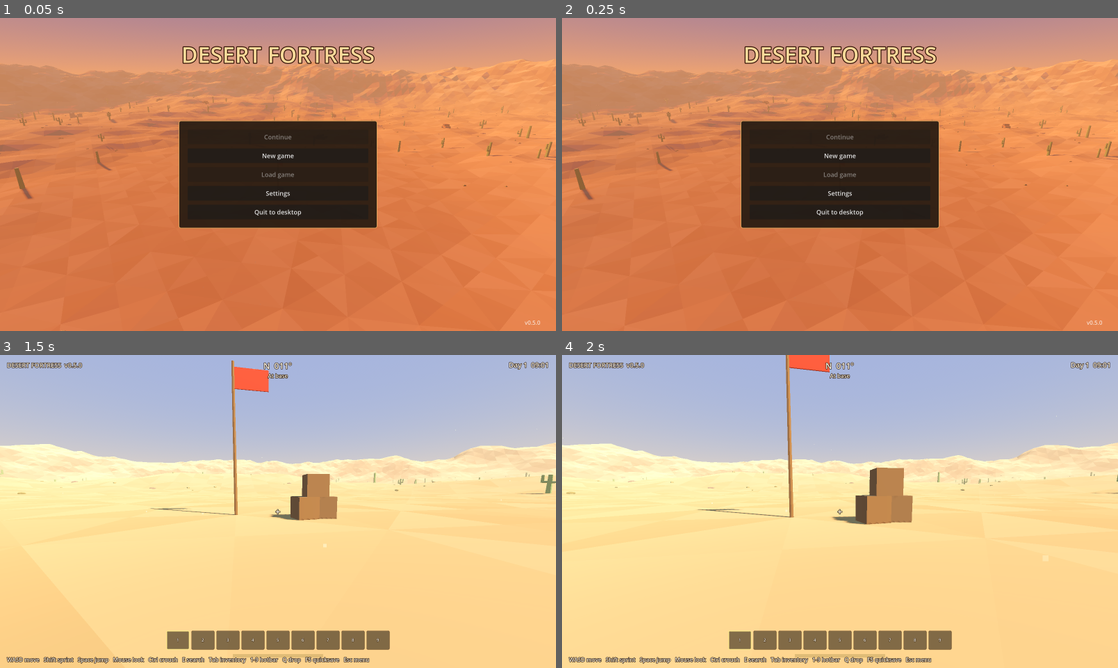
Above: before the commit, frames 1-4 (two rows, left to right).
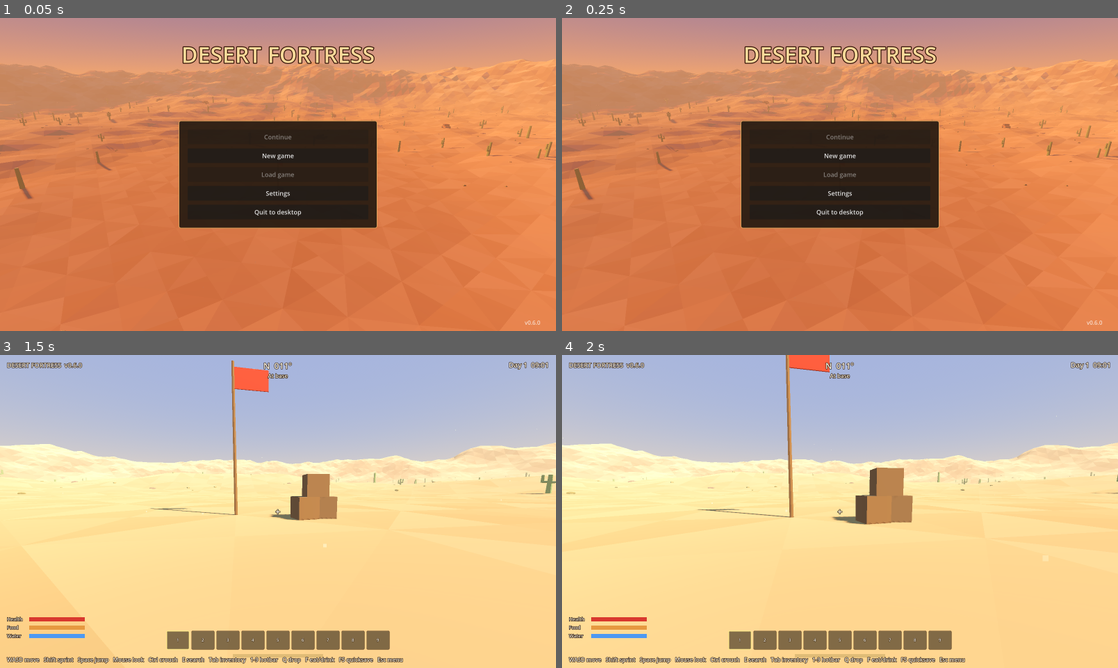
Above: after the commit, the same moments.

Repository: EserX/desert-fortress
Game: Godot game, scene res://scenes/title.tscn
The game is run twice, just before and just after one commit, with the same random seed, the same clock (stepped at 60 frames per second) and the same inputs.
Inputs (mouse positions are in pixels of both pictures, inside the frame that each line leads up to):
- Up to frame 1 (0.05 s): no input
- Up to frame 2 (0.25 s): no input
- Up to frame 3 (1.5 s): click "New game" at 0.5 s; move the mouse to (305, 511) at 1.27 s; hold W (move_forward) from 1.28 s (still down); hold Ctrl (crouch) from 1.28 s (still down); click (305, 511) at 1.42 s
- Up to frame 4 (2 s): keep holding W (move_forward); keep holding Ctrl (crouch); tap Space (jump) at 1.52, 1.82 s; tap Q (drop) at 1.55 s

The runs differ from the first frame. In frame 1, less than 0.1% of the frame differs, in the area x 95-97%, y 96-98%; in frame 2, less than 0.1%; in frame 3, 0.7%, in the area x 1-73%, y 2-99%; in frame 4, 0.7%.

Commit message:
v0.6: health, hunger and thirst, midday heat and shade, eat and drink, death screen and respawn
Co-Authored-By: Claude Opus 5.5 <noreply@anthropic.com>
Claude-Session: https://claude.ai/code/session_01GD4zv9y1AdWTsJT4fZN3ms

Diff:
--- a/project.godot
+++ b/project.godot
@@ -7,7 +7,7 @@
 
 config/name="Desert Fortress"
 config/description="Build a fortress in the desert, scavenge, and survive mutant waves."
-config/version="0.5.0"
+config/version="0.6.0"
 run/main_scene="res://scenes/title.tscn"
 config/features=PackedStringArray("4.5", "Forward Plus")
 
--- /dev/null
+++ b/scripts/death_screen.gd
@@ -0,0 +1,54 @@
+extends CanvasLayer
+## Shown when you die: pauses the game and offers a respawn at the base.
+
+const UI = preload("res://scripts/menu_ui.gd")
+
+signal respawn_pressed
+
+var _root: Control
+var _cause: Label
+
+
+func _ready() -> void:
+	layer = 11
+	process_mode = Node.PROCESS_MODE_ALWAYS
+	_root = Control.new()
+	_root.set_anchors_preset(Control.PRESET_FULL_RECT)
+	add_child(_root)
+	var dim := ColorRect.new()
+	dim.color = Color(0.25, 0.02, 0.0, 0.7)
+	dim.set_anchors_preset(Control.PRESET_FULL_RECT)
+	_root.add_child(dim)
+	var col := UI.panel(_root, 420.0)
+	UI.title(col, "You died", 40)
+	_cause = UI.note(col, "")
+	UI.note(col, "You keep everything you were carrying.")
+	UI.button(col, "Respawn at base", func(): respawn_pressed.emit())
+	UI.button(col, "Main menu", func():
+		respawn_pressed.emit()
+		Game.go_to_title())
+	_root.visible = false
+
+
+func is_open() -> bool:
+	return _root.visible
+
+
+func open(cause: String) -> void:
+	_cause.text = cause
+	_root.visible = true
+	get_tree().paused = true
+	Input.mouse_mode = Input.MOUSE_MODE_VISIBLE
+
+
+func close() -> void:
+	_root.visible = false
+	get_tree().paused = false
+	if DisplayServer.get_name() != "headless":
+		Input.mouse_mode = Input.MOUSE_MODE_CAPTURED
+
+
+func _unhandled_input(event: InputEvent) -> void:
+	# Swallow Esc so the pause menu doesn't open over the death screen.
+	if is_open() and event.is_action_pressed("pause"):
+		get_viewport().set_input_as_handled()
--- a/scripts/hud.gd
+++ b/scripts/hud.gd
@@ -16,6 +16,9 @@
 var prompt: Label
 var pickups: VBoxContainer
 var inventory  # Inventory
+var survival  # Survival
+var _need_bars: Array[ProgressBar] = []
+var heat_label: Label
 var hotbar: HBoxContainer
 var _hotbar_labels: Array[Label] = []
 var _hotbar_panels: Array[Panel] = []
@@ -70,7 +73,7 @@
 	stamina_bar.add_theme_stylebox_override("fill", fill)
 	root.add_child(stamina_bar)
 
-	help = _label("WASD move   Shift sprint   Space jump   Mouse look   Ctrl crouch   E search   Tab inventory   1-9 hotbar   Q drop   F5 quicksave   Esc menu", 16)
+	help = _label("WASD move   Shift sprint   Space jump   Mouse look   Ctrl crouch   E search   Tab inventory   1-9 hotbar   Q drop   F eat/drink   F5 quicksave   Esc menu", 16)
 	help.set_anchors_preset(Control.PRESET_BOTTOM_LEFT)
 	help.position = Vector2(20, -36)
 	root.add_child(help)
@@ -98,6 +101,7 @@
 	root.add_child(pickups)
 
 	_build_hotbar(root)
+	_build_needs(root)
 
 	banner = _label("", 34)
 	banner.set_anchors_preset(Control.PRESET_CENTER_TOP)
@@ -128,6 +132,7 @@
 
 
 func _process(delta: float) -> void:
+	_update_needs()
 	if player == null:
 		return
 	var deg: float = player.heading_degrees()
@@ -197,6 +202,54 @@
 	refresh_hotbar()
 
 
+## Health, food and water bars in the bottom-left corner.
+func _build_needs(root: Control) -> void:
+	var box := VBoxContainer.new()
+	box.set_anchors_preset(Control.PRESET_BOTTOM_LEFT)
+	box.position = Vector2(20, -150)
+	box.size = Vector2(230, 90)
+	box.add_theme_constant_override("separation", 4)
+	box.mouse_filter = Control.MOUSE_FILTER_IGNORE
+	root.add_child(box)
+	heat_label = _label("Hot sun: find shade", 15)
+	heat_label.add_theme_color_override("font_color", Color(1.0, 0.75, 0.4))
+	heat_label.visible = false
+	box.add_child(heat_label)
+	for spec in [["Health", Color(0.85, 0.22, 0.18)], ["Food", Color(0.9, 0.6, 0.25)], ["Water", Color(0.3, 0.6, 0.95)]]:
+		var row := HBoxContainer.new()
+		row.mouse_filter = Control.MOUSE_FILTER_IGNORE
+		box.add_child(row)
+		var l := _label(spec[0], 14)
+		l.custom_minimum_size = Vector2(60, 0)
+		row.add_child(l)
+		var bar := ProgressBar.new()
+		bar.show_percentage = false
+		bar.custom_minimum_size = Vector2(160, 12)
+		bar.size_flags_vertical = Control.SIZE_SHRINK_CENTER
+		bar.mouse_filter = Control.MOUSE_FILTER_IGNORE
+		var bg := StyleBoxFlat.new()
+		bg.bg_color = Color(0, 0, 0, 0.45)
+		var fill := StyleBoxFlat.new()
+		fill.bg_color = spec[1]
+		bar.add_theme_stylebox_override("background", bg)
+		bar.add_theme_stylebox_override("fill", fill)
+		row.add_child(bar)
+		_need_bars.append(bar)
+	box.visible = survival != null
+
+
+func _update_needs() -> void:
+	if survival == null:
+		return
+	var values := [survival.health, survival.food, survival.water]
+	for i in 3:
+		_need_bars[i].value = values[i]
+		# Blink when low.
+		var low: bool = values[i] < 25.0
+		_need_bars[i].modulate.a = 0.4 + 0.6 * absf(sin(Time.get_ticks_msec() * 0.006)) if low else 1.0
+	heat_label.visible = survival.hot
+
+
 func refresh_hotbar() -> void:
 	if inventory == null:
 		hotbar.visible = false
--- a/scripts/input_setup.gd
+++ b/scripts/input_setup.gd
@@ -17,6 +17,7 @@
 	"interact": [KEY_E],
 	"inventory": [KEY_TAB, KEY_I],
 	"drop": [KEY_Q],
+	"use_item": [KEY_F],
 	"hotbar_1": [KEY_1], "hotbar_2": [KEY_2], "hotbar_3": [KEY_3],
 	"hotbar_4": [KEY_4], "hotbar_5": [KEY_5], "hotbar_6": [KEY_6],
 	"hotbar_7": [KEY_7], "hotbar_8": [KEY_8], "hotbar_9": [KEY_9],
--- a/scripts/inventory.gd
+++ b/scripts/inventory.gd
@@ -80,6 +80,17 @@
 
 
 ## Takes the whole stack out of a slot and returns it ({} if empty).
+## Uses up one item from a slot.
+func take_one(i: int) -> void:
+	var s: Dictionary = slots[i]
+	if s.is_empty():
+		return
+	s.count -= 1
+	if s.count <= 0:
+		slots[i] = {}
+	changed.emit()
+
+
 func take_slot(i: int) -> Dictionary:
 	var s: Dictionary = slots[i]
 	slots[i] = {}
--- a/scripts/main.gd
+++ b/scripts/main.gd
@@ -13,6 +13,8 @@
 const Items = preload("res://scripts/items.gd")
 const Inventory = preload("res://scripts/inventory.gd")
 const InventoryUI = preload("res://scripts/inventory_ui.gd")
+const Survival = preload("res://scripts/survival.gd")
+const DeathScreen = preload("res://scripts/death_screen.gd")
 
 ## When true the world is only a backdrop for the title screen:
 ## no player, HUD or pause menu, just a slowly orbiting camera.
@@ -31,6 +33,10 @@
 var loot: Loot
 var inventory: Inventory
 var inventory_ui: InventoryUI
+var survival: Survival
+var death_screen: DeathScreen
+var in_shade := false
+var _shade_timer := 0.0
 var sun: DirectionalLight3D
 var moon: DirectionalLight3D
 var env: Environment
@@ -87,7 +93,13 @@
 	inventory = Inventory.new()
 	inventory.changed.connect(func(): player.overloaded = inventory.overloaded())
 
+	survival = Survival.new()
+	survival.name = "Survival"
+	add_child(survival)
+	player.landed.connect(survival.fall)
+
 	hud = Hud.new()
+	hud.survival = survival
 	hud.inventory = inventory
 	hud.name = "HUD"
 	hud.player = player
@@ -105,6 +117,13 @@
 	inventory_ui.drop_requested.connect(drop_slot)
 	add_child(inventory_ui)
 
+	death_screen = DeathScreen.new()
+	death_screen.name = "DeathScreen"
+	death_screen.respawn_pressed.connect(respawn)
+	add_child(death_screen)
+	survival.died.connect(_on_died)
+	survival.warning.connect(hud.show_banner)
+
 	# Autosave every morning.
 	day_night.day_started.connect(func(_d): Game.save_game("auto", _screenshot()))
 	Game.saved.connect(func(slot): hud.show_banner("Game saved (%s)" % Game.slot_label(slot)))
@@ -120,6 +139,8 @@
 		return
 	elif event.is_action_pressed("interact"):
 		interact(player.interact_target())
+	elif event.is_action_pressed("use_item"):
+		use_selected()
 	elif event.is_action_pressed("drop"):
 		drop_slot(inventory.selected)
 	elif event is InputEventMouseButton and event.pressed and event.button_index in [MOUSE_BUTTON_WHEEL_UP, MOUSE_BUTTON_WHEEL_DOWN]:
@@ -131,6 +152,12 @@
 
 
 func _process(delta: float) -> void:
+	if survival and not get_tree().paused:
+		_shade_timer -= delta
+		if _shade_timer <= 0.0:
+			_shade_timer = 0.5
+			in_shade = _check_shade()
+		survival.tick(delta, day_night.hour, player.sprinting, in_shade)
 	if hud and not get_tree().paused:
 		hud.set_prompt("" if inventory_ui.is_open() else loot.prompt(player.interact_target()))
 		for i in Inventory.HOTBAR:
@@ -201,6 +228,48 @@
 	var s := inventory.take_slot(i)
 	if not s.is_empty():
 		loot.spawn_drop({s.item: s.count}, _drop_spot())
+
+
+## Eat or drink the selected hotbar item.
+func use_selected() -> void:
+	var s := inventory.selected_stack()
+	if s.is_empty() or not Survival.can_consume(s.item):
+		return
+	survival.consume(s.item)
+	hud.show_pickup(["%s %s" % ["Drank" if s.item == "water" else "Ate", Items.display_name(s.item).to_lower()]])
+	inventory.take_one(inventory.selected)
+
+
+## True when something (a wall, a wreck, a dune) blocks the sun.
+func _check_shade() -> bool:
+	if day_night.is_night():
+		return true
+	var to_sun := sun.global_transform.basis.z.normalized()
+	if to_sun.y < 0.05:
+		return true
+	var from := player.head.global_position
+	var q := PhysicsRayQueryParameters3D.create(from, from + to_sun * 150.0, 1, [player.get_rid()])
+	return not get_world_3d().direct_space_state.intersect_ray(q).is_empty()
+
+
+func _on_died() -> void:
+	var cause := "You fell too far."
+	if survival.water <= 0.0:
+		cause = "You died of thirst."
+	elif survival.food <= 0.0:
+		cause = "You starved."
+	if inventory_ui.is_open():
+		inventory_ui.close()
+	death_screen.open(cause)
+
+
+## Back at the base flag with your items.
+func respawn() -> void:
+	survival.respawn()
+	player.position = player.spawn_point
+	player.velocity = Vector3.ZERO
+	player.stamina = player.STAMINA_MAX
+	death_screen.close()
 
 
 func select_hotbar(i: int) -> void:
@@ -232,6 +301,7 @@
 		},
 		"loot": loot.save_data(),
 		"inventory": inventory.save_data(),
+		"survival": survival.save_data(),
 	}
 
 
@@ -239,6 +309,7 @@
 	var w: Dictionary = data.get("world", {})
 	day_night.restore(int(w.get("day", 1)), float(w.get("hour", 9.0)))
 	loot.load_data(data.get("loot", {}))
+	survival.load_data(data.get("survival", {}))
 	if data.has("inventory"):
 		inventory.load_data(data.inventory)
 	else:
--- a/scripts/player.gd
+++ b/scripts/player.gd
@@ -31,6 +31,7 @@
 var crouching := false
 ## Carrying too much: no sprinting.
 var overloaded := false
+var sprinting := false
 var _bob_time := 0.0
 var _last_step_phase := 0
 var _was_on_floor := true
@@ -89,7 +90,7 @@
 	var dir := (transform.basis * Vector3(input.x, 0.0, input.y)).normalized()
 	var moving := input.length() > 0.1
 
-	var sprinting := Input.is_action_pressed("sprint") and moving and not exhausted and not crouching and not overloaded
+	sprinting = Input.is_action_pressed("sprint") and moving and not exhausted and not crouching and not overloaded
 	if sprinting:
 		stamina = maxf(stamina - STAMINA_DRAIN * delta, 0.0)
 		if stamina <= 0.0:
--- /dev/null
+++ b/scripts/survival.gd
@@ -0,0 +1,113 @@
+extends Node
+## Health, hunger and thirst. Gentle by default: a full stomach lasts about
+## 40 minutes and a full bottle of thirst about 25, faster in the midday heat
+## unless you stand in the shade. Empty food or water slowly hurts.
+
+signal died
+signal warning(text: String)
+
+const MAX := 100.0
+const FOOD_DRAIN := 100.0 / (40.0 * 60.0)   # per second
+const WATER_DRAIN := 100.0 / (25.0 * 60.0)  # per second
+const HEAT_FACTOR := 1.8     # midday sun, out of the shade
+const SPRINT_FACTOR := 1.5
+const NIGHT_FACTOR := 0.7
+const STARVE_DAMAGE := 0.6   # health per second when food or water is empty
+const REGEN := 0.25          # health per second when fed and watered
+const FALL_SAFE_SPEED := 10.0
+const FALL_DAMAGE := 9.0     # per m/s above the safe speed
+## What eating or drinking an item restores: item -> {"food", "water", "health"}.
+const CONSUMABLES := {
+	"canned_food": {"food": 35.0, "water": 5.0},
+	"water": {"water": 40.0},
+}
+
+var health := MAX
+var food := MAX
+var water := MAX
+var dead := false
+var hot := false  # in the midday heat right now (for the HUD)
+var _warned := {}
+
+
+## Midday heat: 11:00 to 16:00.
+static func is_hot_hour(hour: float) -> bool:
+	return hour >= 11.0 and hour < 16.0
+
+
+## Advances the needs by delta seconds.
+func tick(delta: float, hour: float, sprinting: bool, in_shade: bool) -> void:
+	if dead:
+		return
+	hot = is_hot_hour(hour) and not in_shade
+	var water_rate := WATER_DRAIN
+	var food_rate := FOOD_DRAIN
+	if hot:
+		water_rate *= HEAT_FACTOR
+	if sprinting:
+		water_rate *= SPRINT_FACTOR
+		food_rate *= SPRINT_FACTOR
+	if hour < 6.0 or hour >= 20.0:
+		water_rate *= NIGHT_FACTOR
+		food_rate *= NIGHT_FACTOR
+	food = maxf(food - food_rate * delta, 0.0)
+	water = maxf(water - water_rate * delta, 0.0)
+	if food <= 0.0 or water <= 0.0:
+		damage(STARVE_DAMAGE * delta)
+	elif food > 50.0 and water > 50.0:
+		health = minf(health + REGEN * delta, MAX)
+	_check_warning("water", water, "You are thirsty. Drink some water.")
+	_check_warning("food", food, "You are hungry. Eat something.")
+
+
+func _check_warning(key: String, value: float, text: String) -> void:
+	if value < 25.0 and not _warned.get(key, false):
+		_warned[key] = true
+		warning.emit(text)
+	elif value > 35.0:
+		_warned[key] = false
+
+
+func damage(amount: float) -> void:
+	if dead:
+		return
+	health = maxf(health - amount, 0.0)
+	if health <= 0.0:
+		dead = true
+		died.emit()
+
+
+func fall(speed: float) -> void:
+	if speed > FALL_SAFE_SPEED:
+		damage((speed - FALL_SAFE_SPEED) * FALL_DAMAGE)
+
+
+static func can_consume(item: String) -> bool:
+	return CONSUMABLES.has(item)
+
+
+## Applies the effect of eating or drinking one item.
+func consume(item: String) -> void:
+	var fx: Dictionary = CONSUMABLES.get(item, {})
+	food = minf(food + fx.get("food", 0.0), MAX)
+	water = minf(water + fx.get("water", 0.0), MAX)
+	health = minf(health + fx.get("health", 0.0), MAX)
+
+
+## Back on your feet at the base: full health, needs topped up to at least 60.
+func respawn() -> void:
+	dead = false
+	health = MAX
+	food = maxf(food, 60.0)
+	water = maxf(water, 60.0)
+
+
+func save_data() -> Dictionary:
+	return {"health": health, "food": food, "water": water}
+
+
+func load_data(data: Dictionary) -> void:
+	health = clampf(float(data.get("health", MAX)), 1.0, MAX)
+	food = clampf(float(data.get("food", MAX)), 0.0, MAX)
+	water = clampf(float(data.get("water", MAX)), 0.0, MAX)
+	dead = false
--- a/tests/run_tests.gd
+++ b/tests/run_tests.gd
@@ -114,6 +114,57 @@
 	check(real.count_of("wood") == 7, "v0.4 saves keep their items")
 	real.load_data({})
 	main.loot.load_data({})
+	_test_survival()
+
+
+## Hunger, thirst, heat, shade, eating, damage, death and respawn.
+func _test_survival() -> void:
+	var Survival = load("res://scripts/survival.gd")
+	var a = Survival.new()
+	var b = Survival.new()
+	a.tick(60.0, 13.0, false, false)
+	b.tick(60.0, 13.0, false, true)
+	check(a.water < b.water and a.hot and not b.hot, "midday sun drains water faster than shade (%.1f vs %.1f)" % [a.water, b.water])
+	var c = Survival.new()
+	c.tick(60.0, 9.0, true, false)
+	check(c.food < b.food, "sprinting makes you hungrier")
+	a.water = 0.0
+	a.tick(10.0, 9.0, false, false)
+	check(a.health < Survival.MAX, "no water hurts")
+	a.consume("water")
+	check(a.water >= 40.0, "drinking restores water")
+	a.fall(20.0)
+	check(a.health < 20.0, "a long fall hurts a lot (%.0f)" % a.health)
+	a.free(); b.free(); c.free()
+	# Eat from the hotbar.
+	var inv = main.inventory
+	inv.load_data({})
+	inv.add("canned_food", 2)
+	inv.selected = 0
+	main.survival.food = 30.0
+	main.use_selected()
+	check(main.survival.food > 60.0 and inv.count_of("canned_food") == 1, "eating from the hotbar uses one can")
+	inv.add("scrap", 1)
+	inv.selected = 1
+	main.use_selected()
+	check(inv.count_of("scrap") == 1, "scrap can't be eaten")
+	# Shade: under a wreck at noon vs open sand.
+	main.day_night.restore(1, 13.0)
+	main.player.position = Vector3(0, main.terrain.surface_height(0, 20), 20)
+	check(not main._check_shade(), "open sand at noon is in the sun")
+	# Die and respawn with items.
+	main.survival.damage(500.0)
+	check(main.survival.dead and main.death_screen.is_open() and paused, "dying shows the death screen")
+	main.respawn()
+	check(not paused and main.survival.health == Survival.MAX, "respawn restores health")
+	check(main.player.position.distance_to(main.player.spawn_point) < 0.1, "respawn at the base")
+	check(inv.count_of("scrap") == 1, "items kept after death")
+	var saved: Dictionary = JSON.parse_string(JSON.stringify(main.collect_save_data()))
+	main.survival.water = 10.0
+	saved.survival.water = 42.0
+	main.apply_save_data(saved)
+	check(absf(main.survival.water - 42.0) < 0.01, "needs are saved")
+	inv.load_data({})
 
 
 func _process(_delta: float) -> bool:
--- a/tools/screenshot.gd
+++ b/tools/screenshot.gd
@@ -18,6 +18,7 @@
 	{"name": "07_ruin", "target": "ruin", "hour": 16.0},
 	{"name": "09_crate", "target": "crate", "hour": 10.5},
 	{"name": "10_inventory", "pos": Vector3(0, 0, 9), "yaw": 0.6, "pitch": -0.05, "hour": 10.0, "inventory": true},
+	{"name": "11_death", "pos": Vector3(0, 0, 9), "yaw": 0.6, "pitch": -0.05, "hour": 13.0, "death": true},
 	{"name": "08_menu", "pos": Vector3(0, 0, 9), "yaw": 0.0, "pitch": 0.0, "hour": 12.0, "menu": true},
 ]
 
@@ -60,6 +61,11 @@
 			main.inventory_ui.open()
 		elif main.inventory_ui.is_open():
 			main.inventory_ui.close()
+		if s.get("death", false):
+			main.survival.water = 0.0
+			main.survival.damage(999.0)
+		elif main.death_screen.is_open():
+			main.respawn()
 		if s.get("menu", false):
 			main.pause_menu.open()
 		else:
Not shown, added: scripts/death_screen.gd.uid
Not shown, added: scripts/survival.gd.uid
Not shown, changed: DEVLOG.md
Not shown, changed: ROADMAP.md
